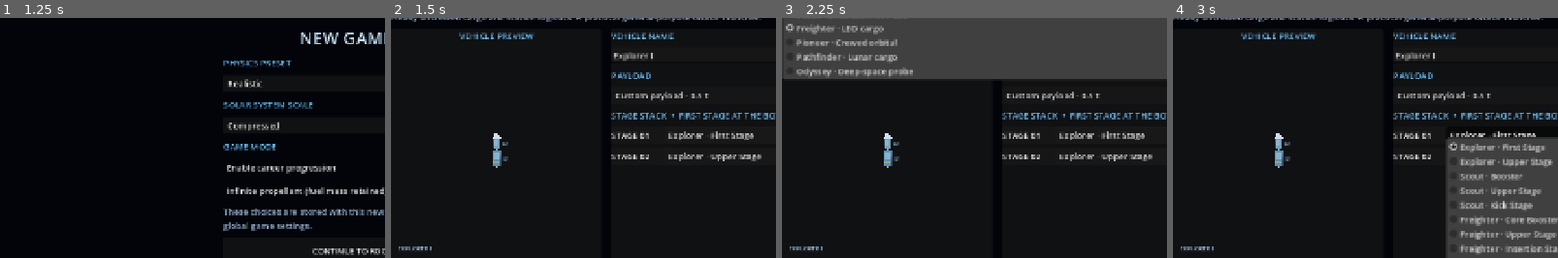
Above: before the commit, frames 1-4 (left to right).
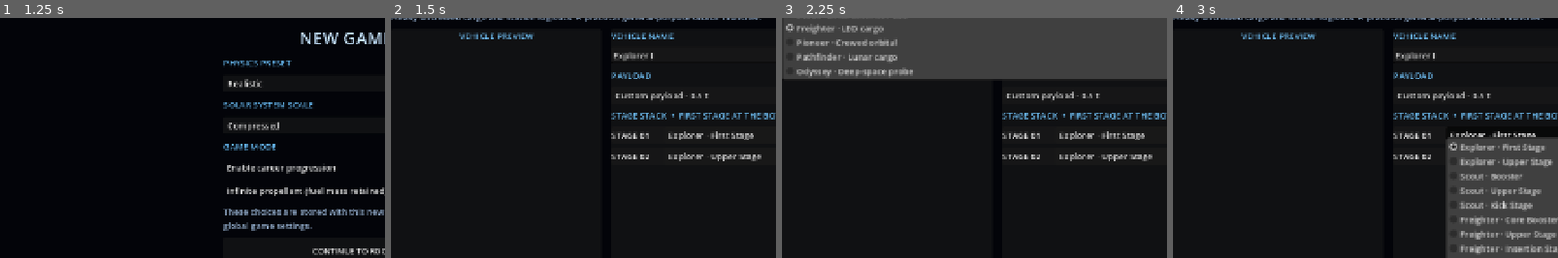
Above: after the commit, the same moments.

Repository: Blagos1195/Gravity-simulator
Game: Godot game, scene res://scenes/main.tscn
Same seed, same stepped clock (60 frames per second), same inputs: the game is played once before the commit and once after it.
Inputs:
- Up to frame 1 (1.25 s): click "NEW GAME" at 0.5 s
- Up to frame 2 (1.5 s): click "CONTINUE TO ROCKET BUILDER" at 1.25 s
- Up to frame 3 (2.25 s): click "Freighter · LEO cargo" at 2 s
- Up to frame 4 (3 s): click "Explorer · First Stage" at 2.75 s
The pictures show only the part of the screen within x 1-51%, y 20-70%; the shares and areas given below are measured in that part.

Frame 1 is identical in both runs. In frame 2, 0.4% of the frame differs, in the area x 2-31%, y 47-97%; in frame 3, 0.4%; in frame 4, 0.4%.
Error after the commit: Parse Error: Too many arguments for "minf()" call. Expected at most 2 but received 3. (res://scripts/rocket_visual.gd:74)

Commit message:
Render full configurable engine clusters

Diff:
--- a/Gravity/scripts/rocket_visual.gd
+++ b/Gravity/scripts/rocket_visual.gd
@@ -38,7 +38,8 @@
 	for i in range(visible_stages.size()):
 		var stage: Dictionary = visible_stages[i]
 		var mass := float(stage.get("dry_mass", 0.0)) + float(stage.get("fuel_capacity", 0.0))
-		var width := clampf(9.0 + 7.0 * sqrt(mass / maxf(1.0, stack_mass)), 10.0, 17.0)
+		var engine_count := maxi(1, int(stage.get("engine_count", 1)))
+		var width := clampf(9.0 + 7.0 * sqrt(mass / maxf(1.0, stack_mass)) + 1.5 * sqrt(float(engine_count - 1)), 10.0, 28.0)
 		widest_stage = maxf(widest_stage, width)
 	var payload_type := str(design.get("payload_type", "probe"))
 	var payload_width := widest_stage * 0.66
@@ -57,7 +58,8 @@
 		var stage: Dictionary = visible_stages[i]
 		var height := heights[i]
 		var mass := float(stage.get("dry_mass", 0.0)) + float(stage.get("fuel_capacity", 0.0))
-		var width := clampf(9.0 + 7.0 * sqrt(mass / maxf(1.0, stack_mass)), 10.0, 17.0)
+		var engine_count := maxi(1, int(stage.get("engine_count", 1)))
+		var width := clampf(9.0 + 7.0 * sqrt(mass / maxf(1.0, stack_mass)) + 1.5 * sqrt(float(engine_count - 1)), 10.0, 28.0)
 		var half := width * 0.5
 		var body_color := Color(0.35, 0.57, 0.71) if i % 2 == 0 else Color(0.43, 0.63, 0.75)
 		_polygon(canvas, origin, [Vector2(-half, y), Vector2(half, y), Vector2(half * 0.92, y + height), Vector2(-half * 0.92, y + height)], rotation, scale, body_color)
@@ -67,9 +69,9 @@
 		_line(canvas, origin, Vector2(half, y), Vector2(half * 0.92, y + height), rotation, scale, Color(0.18, 0.32, 0.43), 0.9)
 		if show_stage_labels:
 			canvas.draw_string(ThemeDB.fallback_font, _point(origin, Vector2(half + 4.0, y + height * 0.65), rotation, scale), "S%d" % (active_stage_index + i + 1), HORIZONTAL_ALIGNMENT_LEFT, -1, 9, Color(0.65, 0.8, 0.92))
-		var engines := clampi(int(stage.get("engine_count", 1)), 1, 8)
-		var nozzle_width := minf(2.5, width * 0.13)
-		var spacing := minf(width * 0.62, 3.2 * float(maxi(1, engines - 1)))
+		var engines := maxi(1, int(stage.get("engine_count", 1)))
+		var spacing := width * 0.76 / float(maxi(1, engines - 1))
+		var nozzle_width := minf(2.5, width * 0.13, maxf(0.35, spacing * 0.38))
 		for engine_index in range(engines):
 			var engine_x := (float(engine_index) - float(engines - 1) * 0.5) * spacing
 			_polygon(canvas, origin, [Vector2(engine_x - nozzle_width, y + height), Vector2(engine_x + nozzle_width, y + height), Vector2(engine_x + nozzle_width * 0.7, y + height + 4.0), Vector2(engine_x - nozzle_width * 0.7, y + height + 4.0)], rotation, scale, Color(0.56, 0.61, 0.68))
